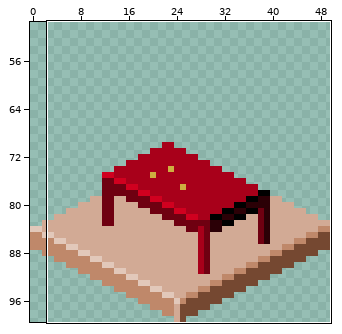
Sprite sheet -- vince_mckeown/DungeonExplorer/images/track_table.png. The first picture is a wide view before the edit; the outline marks the close-up.
Close-up. Before:
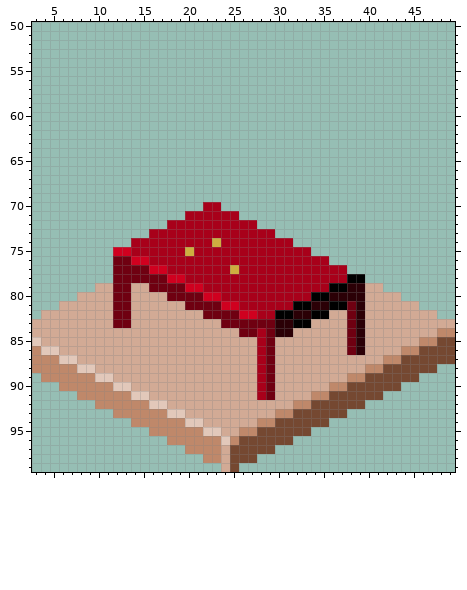
The file is 50x100 pixels. Shown: x 3..49, y 50..99. The wide view leaves out empty margins.
Once edited:
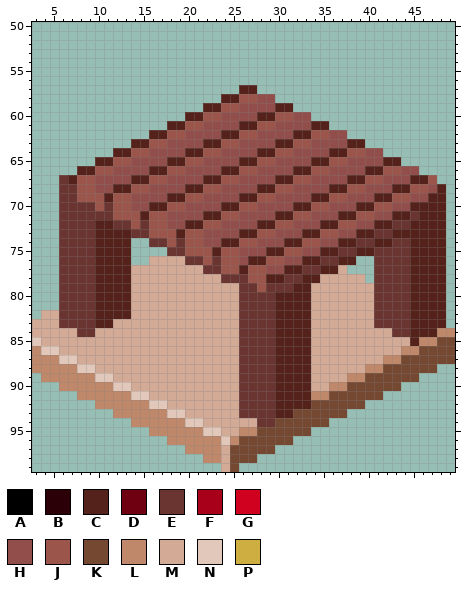
Palette (. is transparent): A #000000  B #2b0006  C #54221b  D #6f0011  E #6a3431  F #a8001a  G #d0001f  H #924e4a  J #9c554a  K #754831  L #bf886a  M #d2aa95  N #e2c8ba  P #ceae40
Diff:
@@ x 3..49 @@
  56 ...............................................
- 57 ...............................................
- 58 ...............................................
- 59 ...............................................
- 60 ...............................................
- 61 ...............................................
- 62 ...............................................
- 63 ...............................................
- 64 ...............................................
- 65 ...............................................
- 66 ...............................................
- 67 ...............................................
- 68 ...............................................
- 69 ...............................................
- 70 ...................FF..........................
- 71 .................FFFFFF........................
- 72 ...............FFFFFFFFFF......................
- 73 .............FFFFFFFFFFFFFF....................
- 74 ...........FFFFFFFFFPFFFFFFFF..................
- 75 .........GGFFFFFFPFFFFFFFFFFFFF................
- 76 .........DDGGFFFFFFFFFFFFFFFFFFFF..............
- 77 .........DDDDGGFFFFFFFPFFFFFFFFFFFF............
- 78 .........DDDDDDGGFFFFFFFFFFFFFFFFFFAA..........
- 79 .......MMDDMMDDDDGGFFFFFFFFFFFFFFAABBMM........
- 80 .....MMMMDDMMMMDDDDGGFFFFFFFFFFAABBBBMMMM......
- 81 ...MMMMMMDDMMMMMMDDDDGGFFFFFFAABBAADBMMMMMM....
- 82 .MMMMMMMMDDMMMMMMMMDDDDGGFFAABBAAMMDBMMMMMMMM..
- 83 MMMMMMMMMDDMMMMMMMMMMDDDDDDBBAAMMMMDBMMMMMMMMMM
- 84 MMMMMMMMMMMMMMMMMMMMMMMDDFDBBMMMMMMDBMMMMMMMMLL
- 85 NMMMMMMMMMMMMMMMMMMMMMMMMFDMMMMMMMMDBMMMMMMLLKK
- 86 LNNMMMMMMMMMMMMMMMMMMMMMMFDMMMMMMMMDBMMMMLLKKKK
- 87 LLLNNMMMMMMMMMMMMMMMMMMMMFDMMMMMMMMMMMMLLKKKKKK
- 88 LLLLLNNMMMMMMMMMMMMMMMMMMFDMMMMMMMMMMLLKKKKKK..
- 89 .LLLLLLNNMMMMMMMMMMMMMMMMFDMMMMMMMMLLKKKKKK....
- 90 ...LLLLLLNNMMMMMMMMMMMMMMFDMMMMMMLLKKKKKK......
- 91 .....LLLLLLNNMMMMMMMMMMMMFDMMMMLLKKKKKK........
- 92 .......LLLLLLNNMMMMMMMMMMMMMMLLKKKKKK..........
- 93 .........LLLLLLNNMMMMMMMMMMLLKKKKKK............
- 94 ...........LLLLLLNNMMMMMMLLKKKKKK..............
+ 57 .......................CC......................
+ 58 .....................CCJJHH....................
+ 59 ...................CCJJHHHHCC..................
+ 60 .................CCJJHHHHCCJJHH................
+ 61 ...............CCJJHHHHCCJJHHHHCC..............
+ 62 .............CCJJHHHHCCJJHHHHCCJJHH............
+ 63 ...........CCJJHHHHCCJJHHHHCCJJHHHHCC..........
+ 64 .........CCJJHHHHCCJJHHHHCCJJHHHHCCJJHH........
+ 65 .......CCJJHHHHCCJJHHHHCCJJHHHHCCJJHHHHCC......
+ 66 .....CCJJHHHHCCJJHHHHCCJJHHHHCCJJHHHHCCJJHH....
+ 67 ...ECJJHHHHCCJJHHHHCCJJHHHHCCJJHHHHCCJJHHHCCJ..
+ 68 ...EEJJHHCCJJHHHHCCJJHHHHCCJJHHHHCCJJHHHCCJJHC.
+ 69 ...EEJJJCJJHHHHCCJJHHHHCCJJHHHHCCJJHHHCCJJHHCC.
+ 70 ...EEEEJEJJHHCCJJHHHHCCJJHHHHCCJJHHHCCJJHHCCCC.
+ 71 ...EEEEEEJJJCJJHHHHCCJJHHHHCCJJHHHCCJJHHCCECCC.
+ 72 ...EEEECCEEJEJJHHCCJJHHHHCCJJHHHCCJJHHCCEECCCC.
+ 73 ...EEEECCCCEEJJJCJJHHHHCCJJHHHCCJJHHCCEECCCCCC.
+ 74 ...EEEECCCC..EEJEJJHHCCJJHHHCCJJHHCCEECCEECCCC.
+ 75 ...EEEECCCC....EEJJJCJJHHHCCJJHHCCEECCEEEECCCC.
+ 76 ...EEEECCCC..MMMMEEJEJJHCCJJHHCCEECC..EEEECCCC.
+ 77 ...EEEECCCCMMMMMMMMEEJJCJJHHCCEECCM...EEEECCCC.
+ 78 ...EEEECCCCMMMMMMMMMMEEEJJCCEECCMMMMM.EEEECCCC.
+ 79 ...EEEECCCCMMMMMMMMMMMMEEJEEECCMMMMMMMEEEECCCC.
+ 80 ...EEEECCCCMMMMMMMMMMMMEEEECCCCMMMMMMMEEEECCCC.
+ 81 ...EEEECCCCMMMMMMMMMMMMEEEECCCCMMMMMMMEEEECCCC.
+ 82 .MMEEEECCCCMMMMMMMMMMMMEEEECCCCMMMMMMMEEEECCCC.
+ 83 MMMEEEECCMMMMMMMMMMMMMMEEEECCCCMMMMMMMEEEECCCC.
+ 84 MMMMMEEMMMMMMMMMMMMMMMMEEEECCCCMMMMMMMMMEECCCLL
+ 85 NMMMMMMMMMMMMMMMMMMMMMMEEEECCCCMMMMMMMMMMMCLLKK
+ 86 LNNMMMMMMMMMMMMMMMMMMMMEEEECCCCMMMMMMMMMMLLKKKK
+ 87 LLLNNMMMMMMMMMMMMMMMMMMEEEECCCCMMMMMMMMLLKKKKKK
+ 88 LLLLLNNMMMMMMMMMMMMMMMMEEEECCCCMMMMMMLLKKKKKK..
+ 89 .LLLLLLNNMMMMMMMMMMMMMMEEEECCCCMMMMLLKKKKKK....
+ 90 ...LLLLLLNNMMMMMMMMMMMMEEEECCCCMMLLKKKKKK......
+ 91 .....LLLLLLNNMMMMMMMMMMEEEECCCCLLKKKKKK........
+ 92 .......LLLLLLNNMMMMMMMMEEEECCCCKKKKKK..........
+ 93 .........LLLLLLNNMMMMMMEEEECCKKKKKK............
+ 94 ...........LLLLLLNNMMMMMMEEKKKKKK..............
  95 .............LLLLLLNNMMLLKKKKKK................
Changed places in both close-ups, as pixel boxes (x1, y1, x2, y2):
changed: (59, 85, 455, 427)
